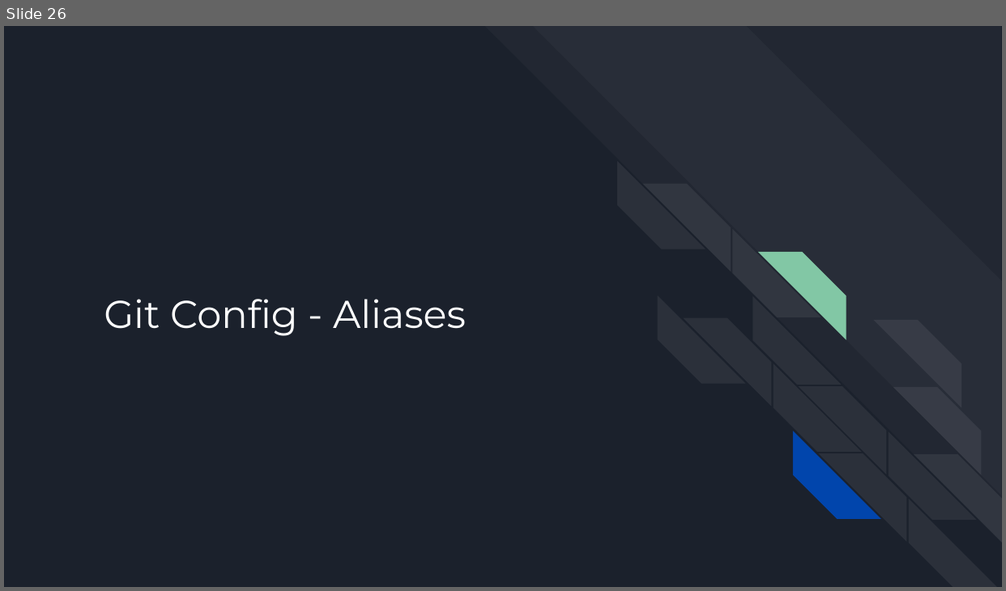
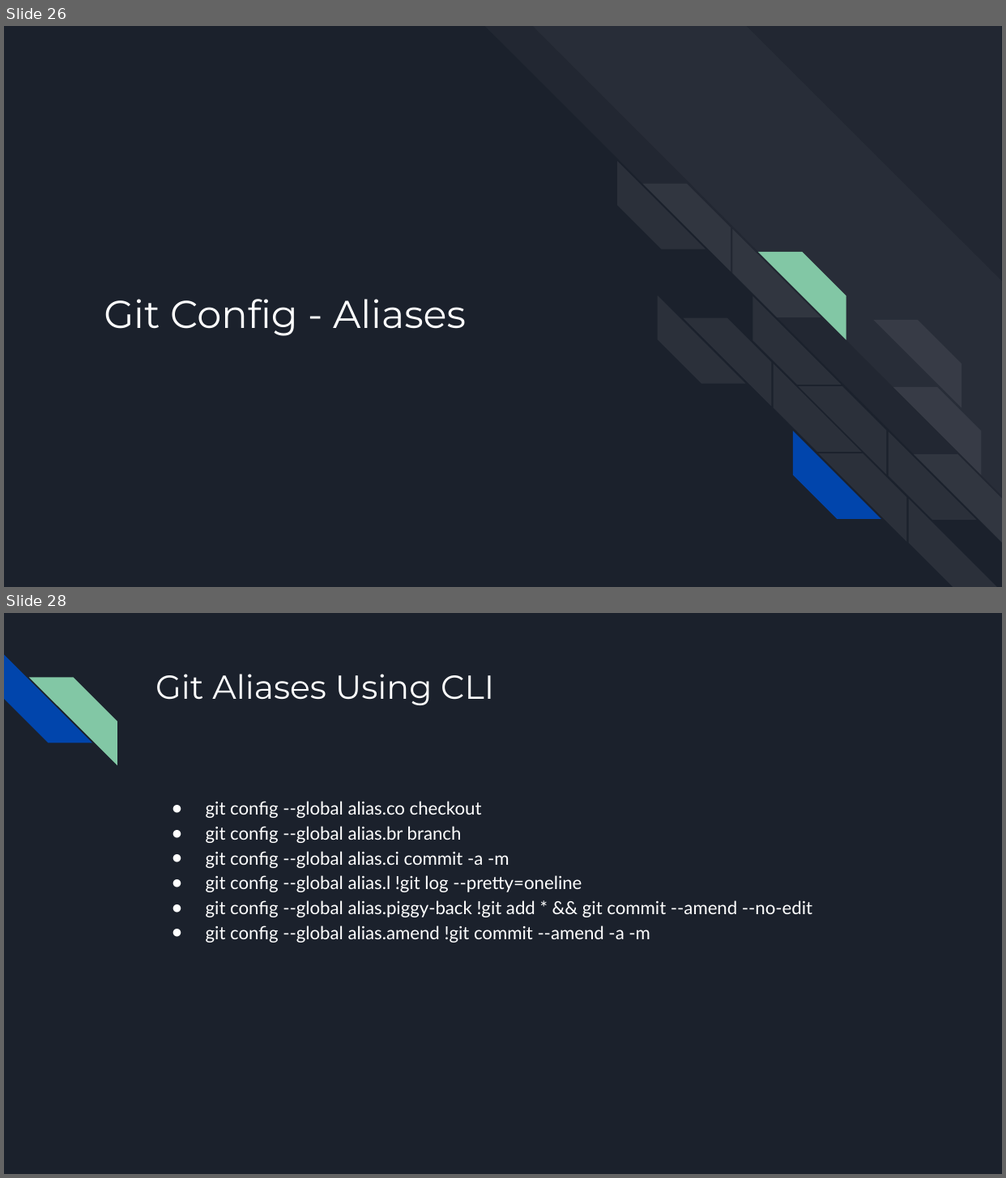
Before and after one commit to batibot323/git-workshop, a slide deck: Git Workshop.pptx. Shown one above the other, each under a label of ours: slide 26 before the commit, slides 26 and 28 after it; the slides between them are not shown. The pictures are 1006x591 and 1006x1178 pixels, drawn with LibreOffice and Linux fonts; fonts in the diff are those of the drawing. Boxes give left, top, right and bottom in pixels: in the first picture for what was removed or moved away, otherwise in the second. Text is boxed around its words. In the diff, an @@ line names an element or a change of style, - is before the commit and + after.

```diff
--- a/Git Workshop.pptx
+++ b/Git Workshop.pptx
@@ slide 28 added at (4,613,1002,1174), background #1B212C @@
@@ diag stripe added at (4,655,91,743), fill #0145AC @@
@@ diag stripe added at (29,677,117,764), fill #82C7A5 @@
@@ title added at (155,674,494,705), 24 pt, text #FFFFFF @@
+Git Aliases Using CLI
@@ text added at (206,801,812,943), 13 pt, text #FFFFFF @@
+● git config --global alias.co checkout
+● git config --global alias.br branch
+● git config --global alias.ci commit -a -m
+● git config --global alias.l !git log --pretty=oneline
+● git config --global alias.piggy-back !git add * && git commit --amend --no-edit
+● git config --global alias.amend !git commit --amend -a -m
```
Also in this commit, not shown: 16 other slides added, 2 slides removed.
